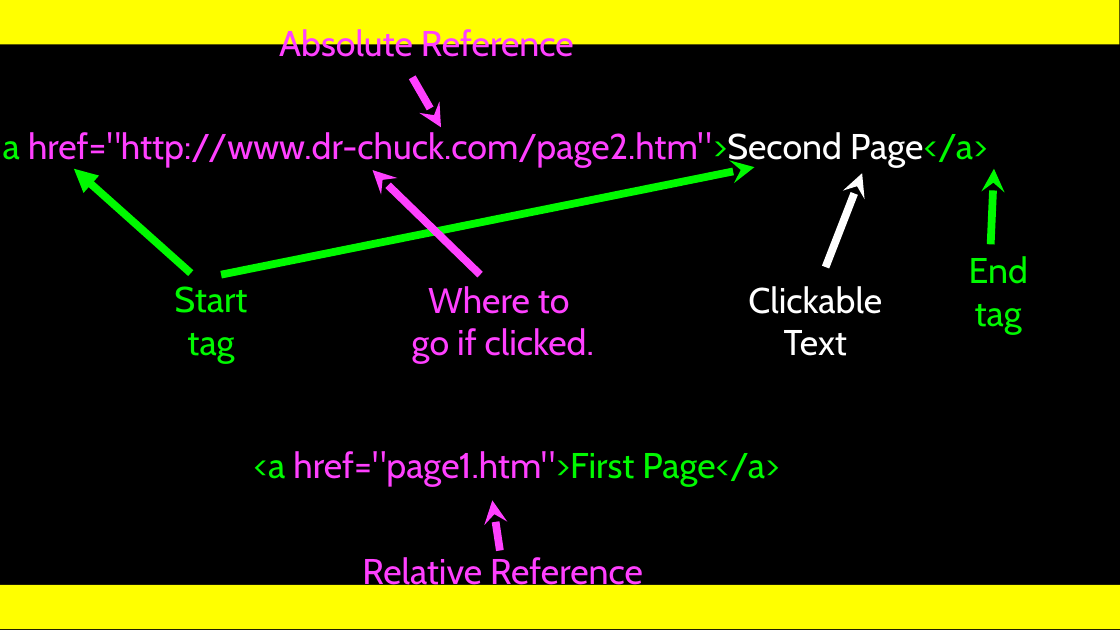
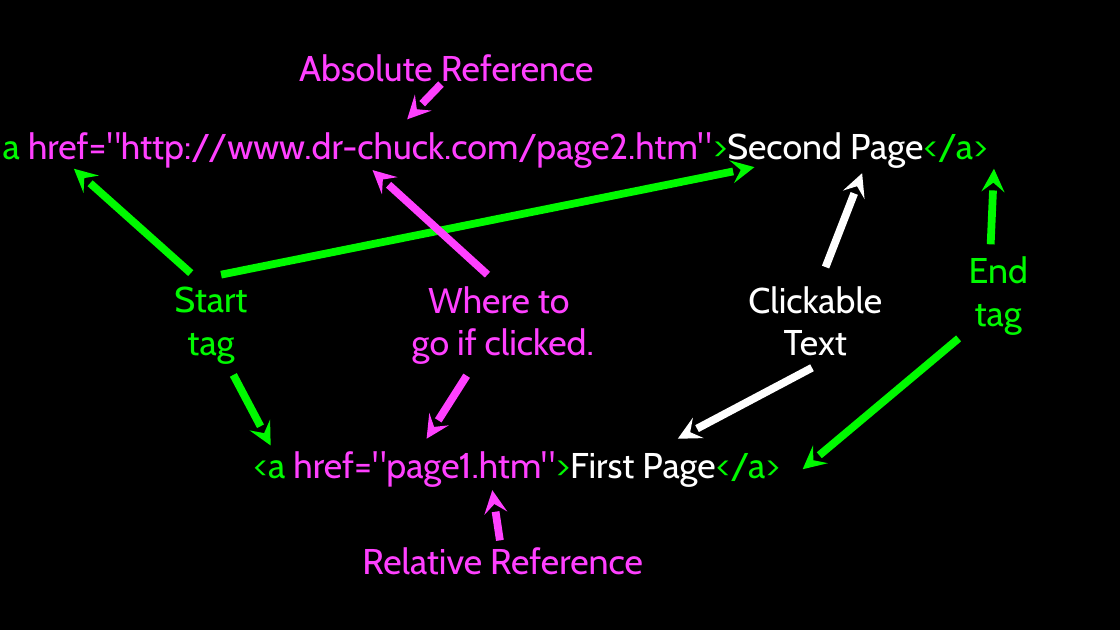
Before and after one commit to csev/wa4e, a slide deck: slide 22 of lectures/Web-01-HTML.ppt (slide 12 before the commit). Drawn at 1120x630 pixels with LibreOffice and Linux fonts; fonts in the diff are those of the drawing. Boxes give left, top, right and bottom in pixels: in the first picture for what was removed or moved away, otherwise in the second. Text is boxed around its words. In the diff, an @@ line names an element or a change of style, - is before the commit and + after.

```diff
--- a/lectures/Web-01-HTML.ppt
+++ b/lectures/Web-01-HTML.ppt
@@ rectangle at [0, 0, 1120, 43]: fill #FFFF00 to #000000 @@
@@ text "Absolute Reference": place and size @@
-text "Absolute Reference" at [279, 26, 574, 64]
+text "Absolute Reference" at [299, 54, 594, 89]
@@ arrow moved from (441, 128) - (412, 77) to (408, 120) - (441, 84) @@
@@ arrow (74, 169) - (190, 273): arrowheads changed @@
@@ arrow moved from (373, 170) - (480, 274) to (373, 170) - (487, 274) @@
@@ arrow added from (959, 338) to (803, 469), #00F900 4.99 pt @@
@@ arrow added from (233, 375) to (271, 446), #00F900 4.99 pt @@
@@ arrow added from (467, 376) to (427, 439), #FF40FF 4.99 pt @@
@@ arrow added from (812, 367) to (678, 439), #FFFFFF 4.99 pt @@
@@ text "<a href="page1.htm">First Page</a>" at [254, 451, 779, 486]: text colour #00F900 to #FFFFFF in "href="page1.htm">First Page</a>" @@
@@ arrow moved from (493, 501) - (500, 551) to (493, 491) - (500, 541) @@
@@ text "Relative Reference" rewrapped from [362, 557, 643, 592] to [362, 547, 643, 575] @@
@@ rectangle at [0, 585, 1120, 629]: fill #FFFF00 to #000000 @@
```
Also in this commit, not shown: 17 other slides changed, 12 slides added, 21 slides removed.
